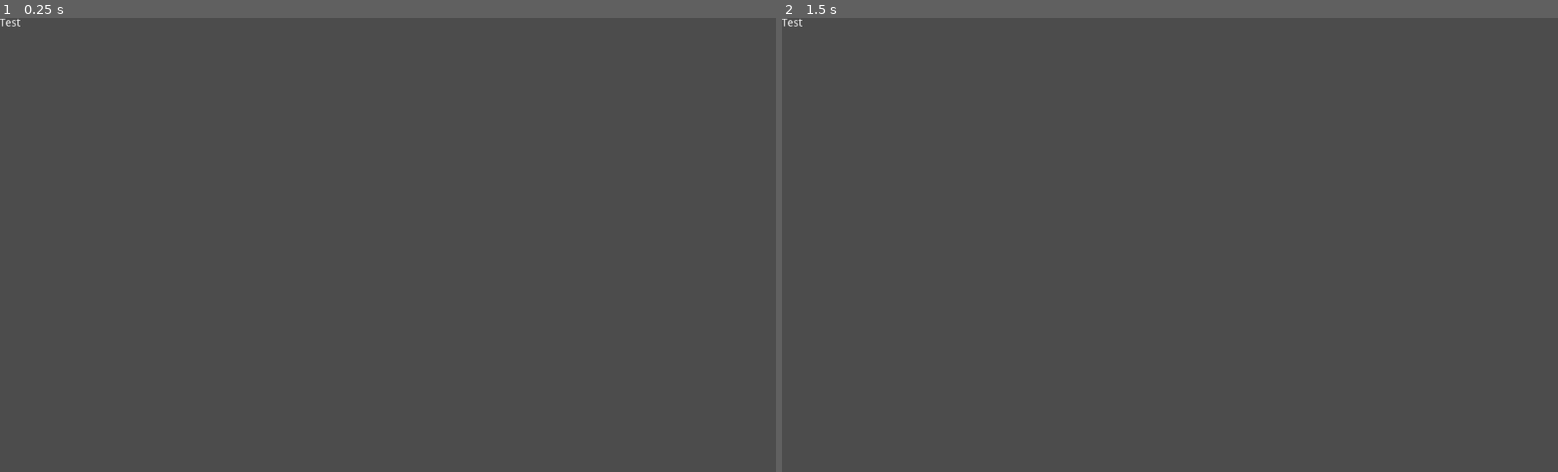
Above: before the commit, frames 1-2 (left to right).
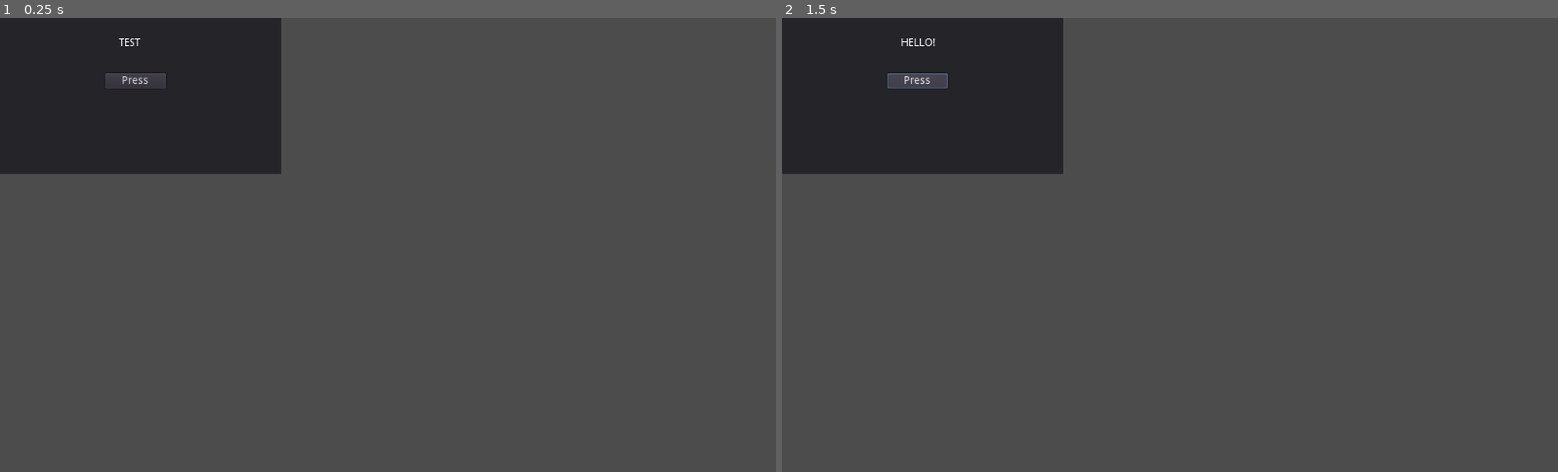
Above: after the commit, the same moments.

Repository: stunga/ElfStorm
Game: Godot game, scene res://Main Scene.tscn
Same seed, same stepped clock (60 frames per second), same inputs: the game is played once before the commit and once after it.
Inputs (mouse positions are in pixels of both pictures, inside the frame that each line leads up to):
- Up to frame 1 (0.25 s): no input
- Up to frame 2 (1.5 s): click (913, 81) at 0.5 s, where only the run after the commit has a clickable "Press"; click (913, 81) at 1.25 s, where only the run after the commit has a clickable "Press"

The runs differ from the first frame. In frame 1, 12% of the frame differs, in the area x 0-37%, y 0-35%; in frame 2, 12%.

Commit message:
Testing stuff

Diff:
--- /dev/null
+++ b/Main Scene.gd
@@ -0,0 +1,8 @@
+extends Panel
+
+
+func _ready():
+	get_node("Button").connect("pressed", self, "_on_Button_pressed")
+
+func _on_Button_pressed():
+	get_node("Label").text = "HELLO!"
--- a/Main Scene.tscn
+++ b/Main Scene.tscn
@@ -1,14 +1,27 @@
-[gd_scene format=2]
+[gd_scene load_steps=2 format=2]
 
-[node name="Node" type="Node"]
+[ext_resource path="res://Main Scene.gd" type="Script" id=1]
 
-[node name="Label" type="Label" parent="."]
-anchor_right = 0.231
-anchor_bottom = 0.235
-margin_right = 0.455994
-margin_bottom = -1.52588e-05
-text = "Test
-"
+[node name="Panel" type="Panel"]
+margin_right = 371.0
+margin_bottom = 206.0
+script = ExtResource( 1 )
 __meta__ = {
 "_edit_use_anchors_": false
 }
+
+[node name="Label" type="Label" parent="."]
+margin_left = 157.0
+margin_top = 26.0
+margin_right = 232.0
+margin_bottom = 72.0
+text = "TEST"
+
+[node name="Button" type="Button" parent="."]
+anchor_right = 0.016
+anchor_bottom = 0.049
+margin_left = 139.0
+margin_top = 73.0
+margin_right = 213.064
+margin_bottom = 82.906
+text = "Press"
